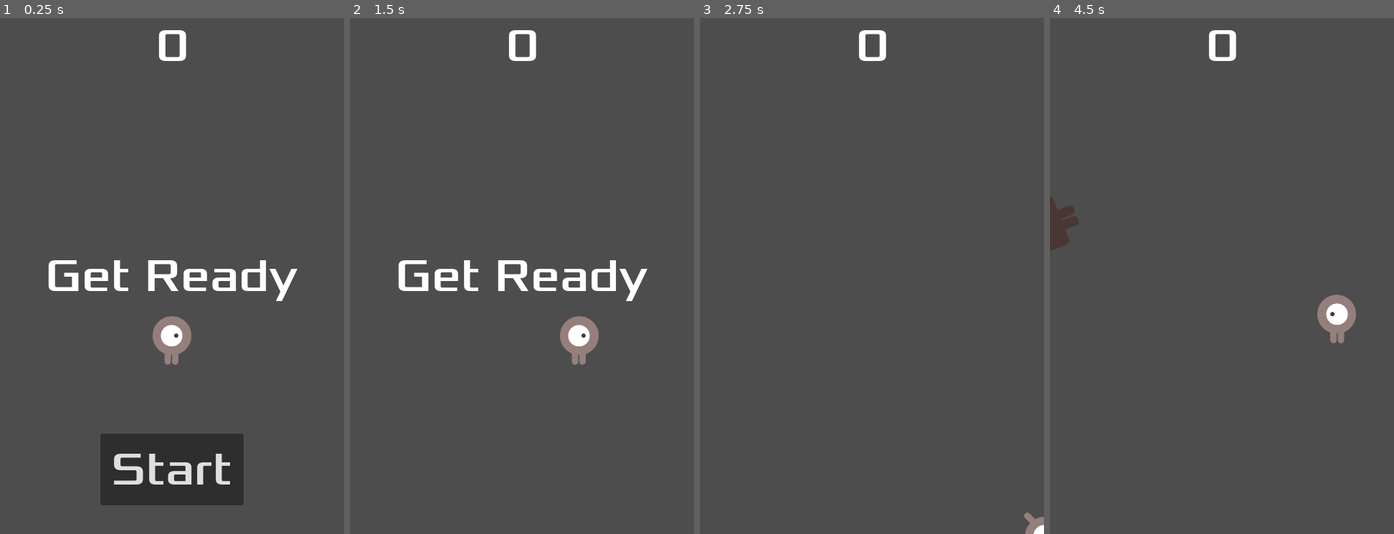
Above: before the commit, frames 1-4 (left to right).
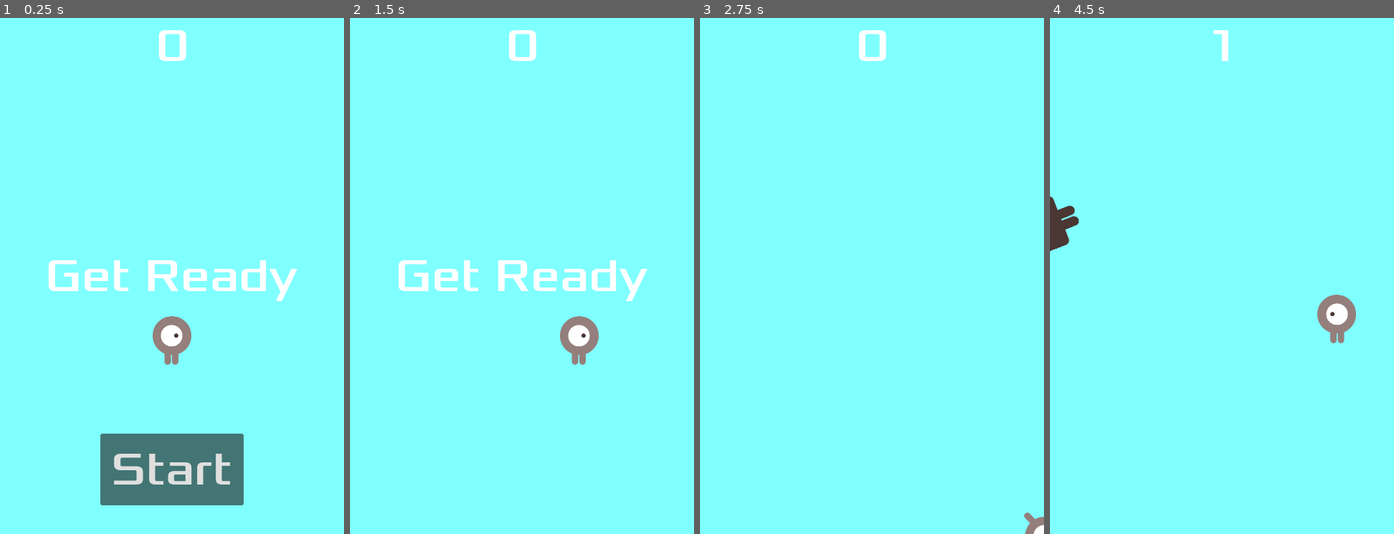
Above: after the commit, the same moments.

Repository: NadTr/Dodge_the_spiders
Game: Godot game, scene res://main.tscn
The game is run twice, just before and just after one commit, with the same random seed, the same clock (stepped at 60 frames per second) and the same inputs.
Inputs:
- Up to frame 1 (0.25 s): no input
- Up to frame 2 (1.5 s): click "Start" at 0.5 s; tap Enter at 1.25 s; hold D (move_right) from 1.28 s (still down)
- Up to frame 3 (2.75 s): release D (move_right) at 2.03 s; hold S (move_down) from 2.03 s (still down)
- Up to frame 4 (4.5 s): release S (move_down) at 2.78 s; hold D (move_right) 2.78-3.53 s; tap Space at 3.5 s; hold W (move_up) 3.53-4.28 s; hold A (move_left) from 4.28 s (still down)

The runs differ from the first frame. In frame 1, 97% of the frame differs, in the area x 0-100%, y 0-100%; in frame 2, 98%; in frame 3, 100%; in frame 4, 99%.
Error before the commit: Invalid assignment of property or key 'text' with value of type 'String' on a base object of type 'null instance'. (res://hud.gd:34)

Commit message:
end of game - first part

Diff:
--- a/hud.tscn
+++ b/hud.tscn
@@ -6,7 +6,7 @@
 [node name="HUD" type="CanvasLayer"]
 script = ExtResource("1_64ctp")
 
-[node name="Label" type="Label" parent="."]
+[node name="ScoreLabel" type="Label" parent="."]
 anchors_preset = 5
 anchor_left = 0.5
 anchor_right = 0.5
--- a/main.tscn
+++ b/main.tscn
@@ -14,6 +14,14 @@
 [node name="Main" type="Node"]
 script = ExtResource("1_0xm2m")
 mob_scene = ExtResource("2_h2yge")
+
+[node name="ColorRect" type="ColorRect" parent="."]
+anchors_preset = 15
+anchor_right = 1.0
+anchor_bottom = 1.0
+grow_horizontal = 2
+grow_vertical = 2
+color = Color(0.5019608, 1, 1, 1)
 
 [node name="Player" parent="." instance=ExtResource("1_ig7tw")]
 
